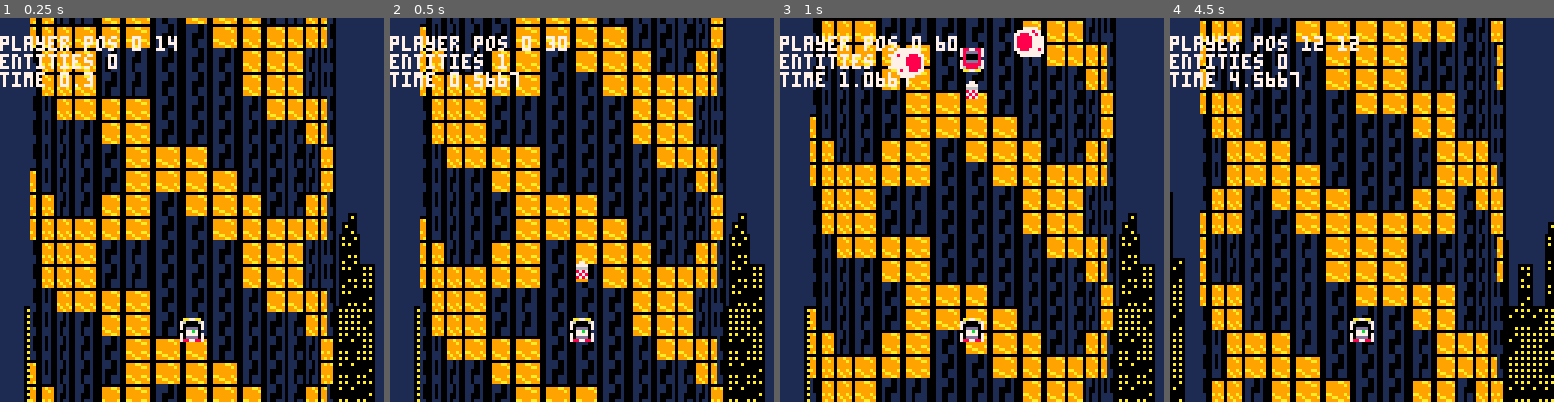
Above: before the commit, frames 1-4 (left to right).
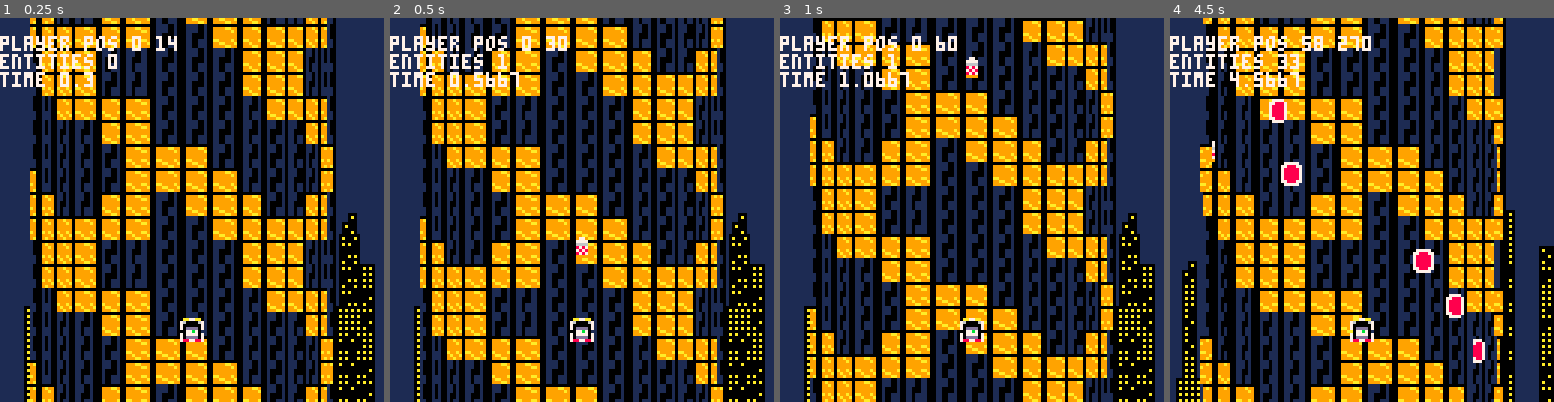
Above: after the commit, the same moments.

Repository: totobono4/microtower
Game: PICO-8 cartridge microtower.p8
Same seed, same stepped clock (60 frames per second), same inputs: the game is played once before the commit and once after it.
Inputs:
- Up to frame 1 (0.25 s): no input
- Up to frame 2 (0.5 s): tap X (X key) at 0.33 s
- Up to frame 3 (1 s): tap O (Z key) at 0.7 s
- Up to frame 4 (4.5 s): tap X (X key) at 1.07, 1.85, 2.97, 4.08 s; hold Right 1.6-2.1 s; tap O (Z key) every 0.4 s from 1.7 to 4.1 s; hold Right 2.47-3.03 s; hold Left 3.08-3.58 s; hold Right from 4.02 s (still down)

Frame 1 is identical in both runs. In frame 2, 0.3% of the frame differs, in the area x 48-52%, y 57-69%; in frame 3, 1.5%; in frame 4, 61%, in the area x 0-100%, y 0-100%.

Commit message:
collisions+events

Diff:
--- a/microtower.p8
+++ b/microtower.p8
@@ -14,6 +14,7 @@
 	game_time = time()
 
 	update_inputs()
+	update_events()
 	update_entities()
 
 	if hit() then
@@ -73,6 +74,51 @@
 	enemy=4,
 }
 
+p_ids={
+	rocket=1,
+	bullet=2,
+}
+
+p_dat={
+	[p_ids.rocket]=function(self)
+		self.y+=4
+
+		local collided=false
+		for e in all(tower.e) do
+			if e==self then
+				goto skiprocketcollide
+			end
+			if e.id!=e_ids.enemy then
+				goto skiprocketcollide
+			end
+			if self.xmin<e.xmax and
+						self.xmax>e.xmin and
+						self.ymin<e.ymax and
+						self.ymax>e.ymin
+			then
+				del(tower.e, e)
+				collided=true
+			end
+			::skiprocketcollide::
+		end
+		if collided then
+			del(tower.e,self)
+		end
+	end,
+	[p_ids.bullet]=function(self)
+		local p=tower.p
+
+		local y=cos(self.dir+self.rot)*speed.y
+		local x=sin(self.dir+self.rot)
+		if y>-.2 and y<.2 then
+			del(tower.e,self)
+		end
+
+		self.y+=y
+		self.x+=x
+	end,
+}
+
 e_dat={
 	[e_ids.rocket]={
 		s={
@@ -82,9 +128,11 @@
 			h=8,
 		},
 		attached=false,
-		pattern=function(self)
-			self.y+=4
-		end,
+		pattern=p_dat[p_ids.rocket],
+		xmin=0,
+		xmax=0,
+		ymin=0,
+		ymax=0,
 	},
 	[e_ids.bullet]={
 		s={
@@ -94,24 +142,7 @@
 			h=8,
 		},
 		attached=false,
-		pattern=function(self)
-			local p=tower.p
-			if self.y-p.y+(128-p.o.y)<0 then
-				del(tower.e,self)
-			end
-			if self.y-p.y>128 then
-				del(tower.e,self)
-			end
-
-			local y=cos(self.dir+self.rot)*speed.y
-			local x=sin(self.dir+self.rot)
-			if y>-.1 and y<.1 then
-				del(tower.e,self)
-			end
-
-			self.y+=y
-			self.x+=x
-		end,
+		pattern=p_dat[p_ids.bullet],
 		dir=0,
 		rot=0,
 	},
@@ -126,12 +157,12 @@
 		pattern=function(self)
 			if game_time-self.b_last>=self.b_cd then
 				self.b_last=game_time
-				spawn_bullet(self,.25,.15)
-				spawn_bullet(self,.27,.15)
-				spawn_bullet(self,.29,.15)
-				spawn_bullet(self,.75,.15)
-				spawn_bullet(self,.77,.15)
-				spawn_bullet(self,.79,.15)
+				spawn_bullet(self,.25,.20)
+				spawn_bullet(self,.27,.20)
+				spawn_bullet(self,.29,.20)
+				spawn_bullet(self,.75,.20)
+				spawn_bullet(self,.77,.20)
+				spawn_bullet(self,.79,.20)
 			end
 		end,
 		spwn_t=0,
@@ -186,7 +217,11 @@
 		p=players.default,
 		m=maps.void,
 		b=buildings.default,
-		e={
+		e={},
+		s={
+			[100]=function()
+				spawn_enemy()
+			end
 		},
 	}
 }
@@ -243,7 +278,9 @@
 		m=lvls[n+1].m,
 		b={unpack(lvls[n+1].b)},
 		e=entities,
+		s=lvls[n+1].s,
 	}
+
 end
 
 -->8
@@ -264,11 +301,12 @@
 	local p=tower.p
 	if game_time-last_rocket>=rocket_cooldown then
 		last_rocket=game_time
-		add(tower.e,new_entity({
+		local rocket=new_entity({
 			id=e_ids.rocket,
 			x=p.x,
-			y=p.y,
-		}))
+			y=p.y+e_dat[e_ids.rocket].s.h,
+		})
+		add(tower.e,rocket)
 	end
 end
 
@@ -285,11 +323,13 @@
 
 function spawn_enemy()
 	local p=tower.p
-	add(tower.e,new_entity({
+	local enemy=new_entity({
 		id=e_ids.enemy,
 		x=p.x,
 		y=p.y+90,
-	}))
+	})
+	update_collider(enemy)
+	add(tower.e,enemy)
 end
 -->8
 -- draw functions
@@ -402,19 +442,42 @@
 		mv.x/=speed.x
 		spawn_rocket()
 	end
-	if btn(🅾️) then
-		spawn_enemy()
-	end
 
 	move(mv)
 end
 
 function update_entities()
+	local p=tower.p
 	for e in all(tower.e) do
+		if e.y-p.y+(128-p.o.y)<0 then
+			del(tower.e,e)
+			goto skipupdateentity
+		end
+		if e.y-p.y>128 then
+			del(tower.e,e)
+			goto skipupdateentity
+		end
 		if not e.attached then
 			e.y+=1*speed.y
 		end
+		update_collider(e)
 		e.pattern(e)
+		::skipupdateentity::
+	end
+end
+
+function update_collider(e)
+	e.xmin=e.x
+	e.xmax=e.x+(e.s.w/2)
+	e.ymin=e.y
+	e.ymax=e.y+e.s.y
+end
+
+function update_events()
+	local p=tower.p
+	local s=tower.s
+	if tower.s[p.y]!=nil then
+		tower.s[p.y]()
 	end
 end
 __gfx__
